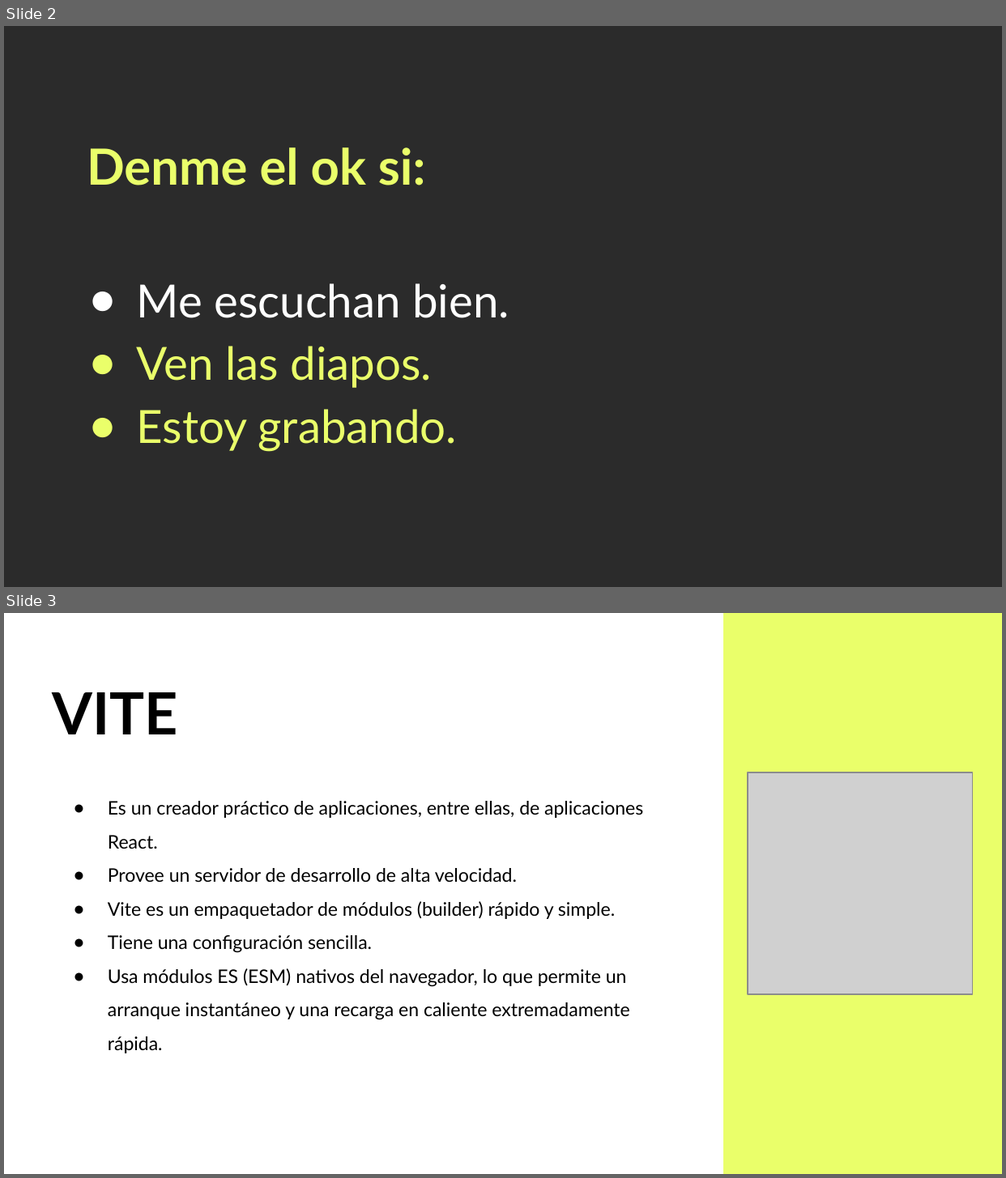
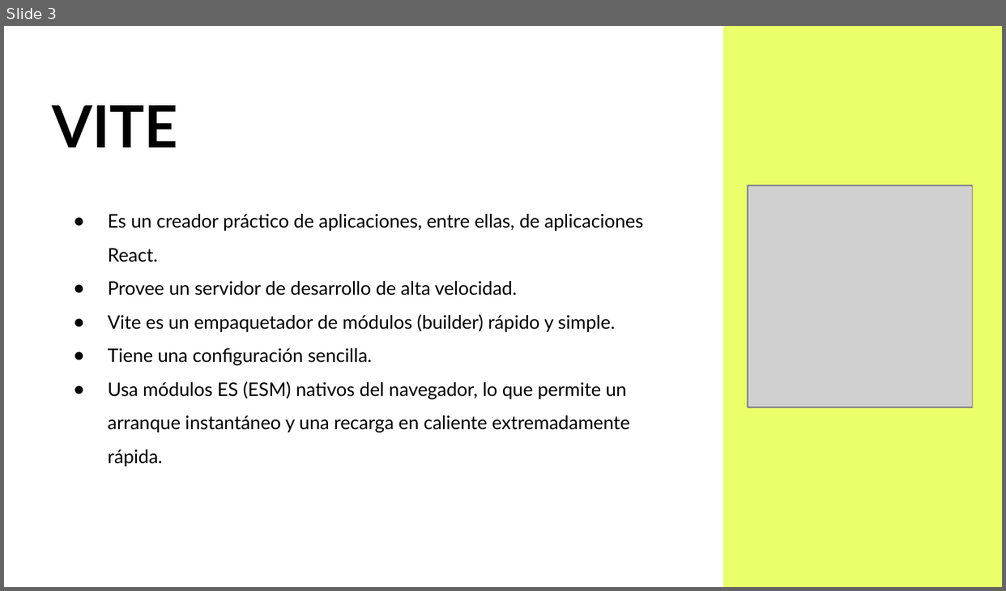
Before and after one commit to Arturogrottoli/Project-React-Js, a slide deck: Clase02/React 2 v.end.pptx. Shown one above the other, each under a label of ours: slides 2 and 3 before the commit, slide 3 after it. The pictures are 1006x1178 and 1006x591 pixels, drawn with LibreOffice and Linux fonts; fonts in the diff are those of the drawing; grey boxes stand for pictures; background and template pictures are left out; a plain dark background stands for a picture behind light text. Boxes give left, top, right and bottom in pixels: in the first picture for what was removed or moved away, otherwise in the second. Text is boxed around its words. In the diff, an @@ line names an element or a change of style, - is before the commit and + after.

```diff
--- a/Clase02/React 2 v.end.pptx
+++ b/Clase02/React 2 v.end.pptx
@@ slide 2 removed at (x1=4, y1=26, x2=1002, y2=587), background picture (left out) @@
@@ text removed at (x1=87, y1=148, x2=509, y2=452) @@
-Denme el ok si:
-● Me escuchan bien.
-● Ven las diapos.
-● Estoy grabando.
```
Also in this commit, not shown: 1 slide changed, 1 slide added, 1 other file.
